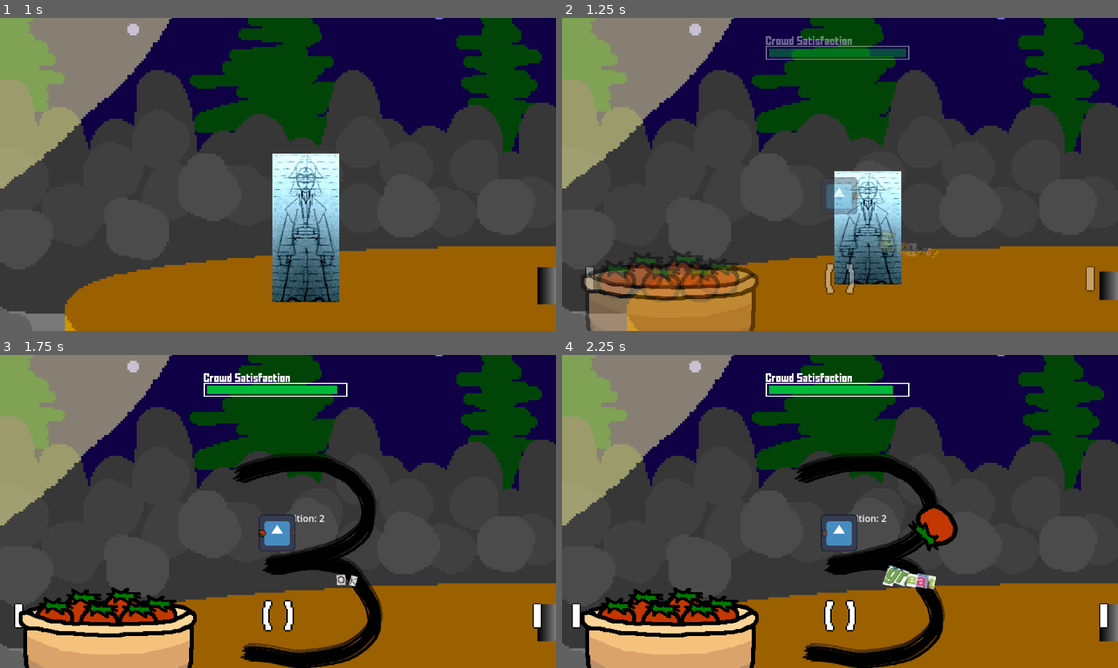
Above: before the commit, frames 1-4 (two rows, left to right).
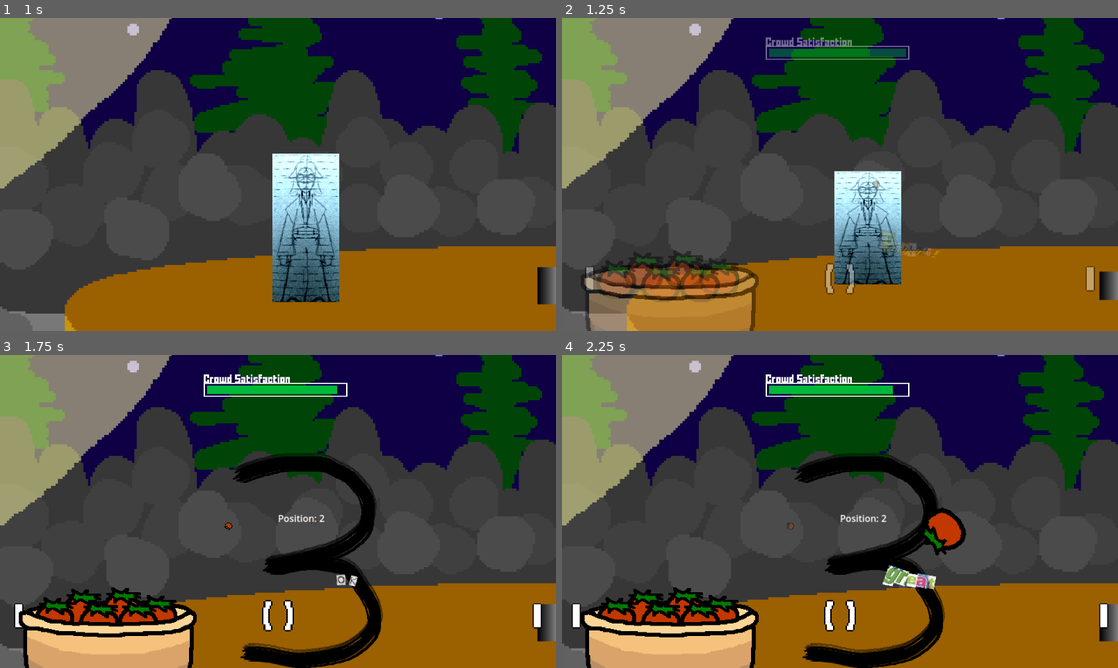
Above: after the commit, the same moments.

Repository: Quarticore/UntitledTomatoGame
Game: Godot game, scene res://scenes/main.tscn
Same seed, same stepped clock (60 frames per second), same inputs: the game is played once before the commit and once after it. The engine's default icon, where the game draws it, is replaced by a stand-in: a white triangle on a blue panel in a dark square. Sound files missing from this copy of the repository are replaced by a short silence.
Inputs (mouse positions are in pixels of both pictures, inside the frame that each line leads up to):
- Up to frame 1 (1 s): move the mouse to (150, 143) at 0.52 s; hold D (InputRight) from 0.53 s (still down); click (150, 143) at 0.6 s
- Up to frame 2 (1.25 s): keep holding D (InputRight)
- Up to frame 3 (1.75 s): move the mouse to (555, 621) at 1.27 s; release D (InputRight) at 1.28 s; hold A (InputLeft) from 1.28 s (still down); tap S (InputMiddle) at 1.35 s; click (555, 621) at 1.42 s
- Up to frame 4 (2.25 s): move the mouse to (895, 442) at 2.02 s; release A (InputLeft) at 2.03 s; hold D (InputRight) from 2.03 s (still down); click (895, 442) at 2.1 s

Frame 1 is identical in both runs. In frame 2, 0.8% of the frame differs, in the area x 36-58%, y 5-63%; in frame 3, 0.7%; in frame 4, 1.4%, in the area x 36-73%, y 5-64%.

Commit message:
fix: tweak thrower

Diff:
--- a/scenes/main.tscn
+++ b/scenes/main.tscn
@@ -256,9 +256,9 @@
 
 [node name="Label" type="Label" parent="GameplayUI/HealthBar"]
 layout_mode = 0
-offset_top = -30.0
-offset_right = 216.0
-offset_bottom = 4.0
+offset_top = -26.0
+offset_right = 300.0
+offset_bottom = 8.0
 text = "Crowd Satisfaction"
 label_settings = SubResource("LabelSettings_su6m6")
 
--- a/scenes/tomato_shooter.tscn
+++ b/scenes/tomato_shooter.tscn
@@ -1,14 +1,13 @@
-[gd_scene load_steps=9 format=3 uid="uid://3m3uubicpp45"]
+[gd_scene load_steps=8 format=3 uid="uid://3m3uubicpp45"]
 
 [ext_resource type="Script" path="res://assets/scripts/tomato_shooter.gd" id="1_v0rqh"]
-[ext_resource type="Texture2D" uid="uid://cp1ayvxq1h4b0" path="res://icon.svg" id="2_s6651"]
 [ext_resource type="Texture2D" uid="uid://dehibo2k4cun7" path="res://assets/images/toon_tomato_basket_back.png" id="3_qixhf"]
 [ext_resource type="Texture2D" uid="uid://vqaegfg75bj" path="res://assets/images/toon_tomato.png" id="4_ia6w5"]
 [ext_resource type="Texture2D" uid="uid://c5w50r0ctc67m" path="res://assets/images/toon_tomato_basket_front.png" id="5_3slt8"]
 
 [sub_resource type="Curve2D" id="Curve2D_2rw56"]
 _data = {
-"points": PackedVector2Array(-551.386, 777.418, 551.386, -777.418, -662, 357, 0, 0, 0, 0, -52, 1)
+"points": PackedVector2Array(-551.386, 777.418, 551.386, -777.418, -662, 357, 0, 0, 0, 0, -168, -24)
 }
 point_count = 2
 
@@ -20,15 +19,12 @@
 
 [sub_resource type="Curve2D" id="Curve2D_iycp6"]
 _data = {
-"points": PackedVector2Array(520.93, 796.908, -520.93, -796.908, 622, 351, 0, 0, 0, 0, 56, 0)
+"points": PackedVector2Array(520.93, 796.908, -520.93, -796.908, 622, 351, 0, 0, 0, 0, 128, -40)
 }
 point_count = 2
 
 [node name="TomatoShooter" type="Node2D"]
 script = ExtResource("1_v0rqh")
-
-[node name="Crosshair" type="Sprite2D" parent="."]
-texture = ExtResource("2_s6651")
 
 [node name="TomatoSpawnLeft" type="Path2D" parent="."]
 curve = SubResource("Curve2D_2rw56")
